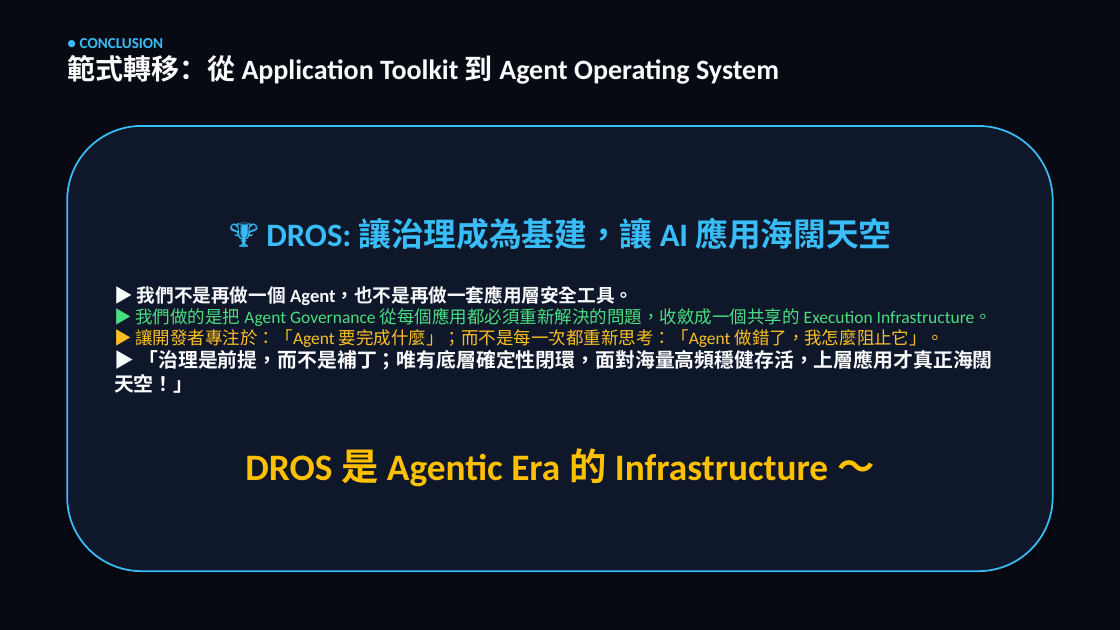
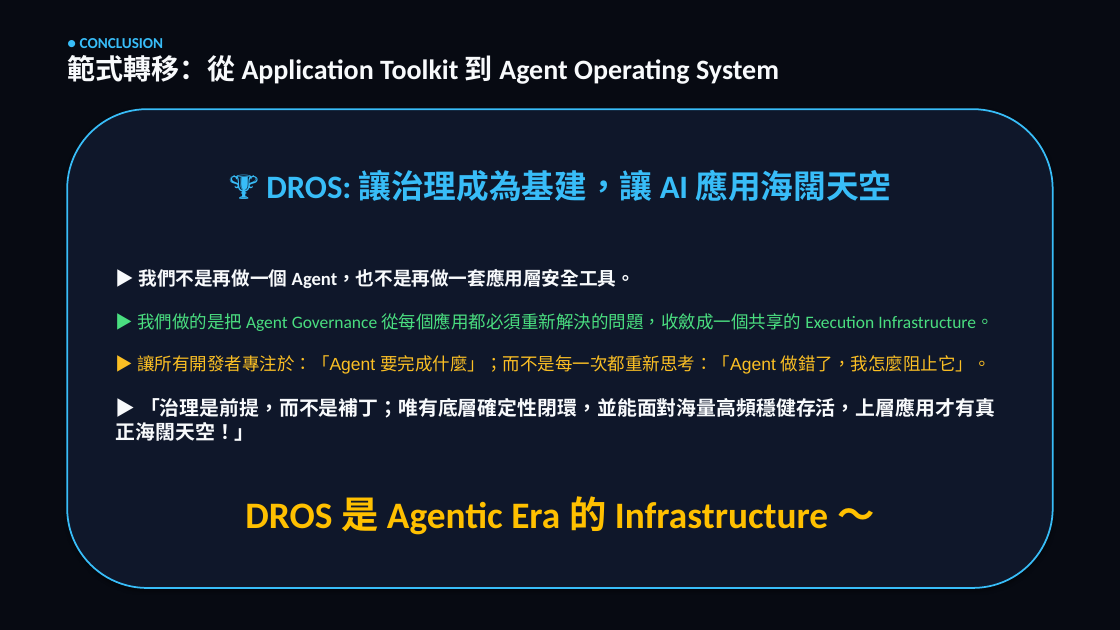
Before and after one commit to Top-Celestial-Company-Ltd/DROS-Hackathon-Showcase, a slide deck: slide 11 of B1_12_DROS(DeterministicRuntimeOS).pptx. Drawn at 1120x630 pixels with LibreOffice and Linux fonts; fonts in the diff are those of the drawing. Boxes give left, top, right and bottom in pixels: in the first picture for what was removed or moved away, otherwise in the second. Text is boxed around its words. In the diff, an @@ line names an element or a change of style, - is before the commit and + after.

```diff
--- a/B1_12_DROS(DeterministicRuntimeOS).pptx
+++ b/B1_12_DROS(DeterministicRuntimeOS).pptx
@@ rounded rectangle "🏆 DROS: 讓治理成為基建，讓 AI 應用海闊天空": place and size @@
-rounded rectangle "🏆 DROS: 讓治理成為基建，讓 AI 應用海闊天空" at [67, 126, 1053, 571]
+rounded rectangle "🏆 DROS: 讓治理成為基建，讓 AI 應用海闊天空" at [67, 109, 1053, 588]
@@ text in rounded rectangle at [116, 355, 995, 441]: text changed; font Calibri to Arial @@
-▶ 讓開發者專注於：「Agent 要完成什麼」；而不是每一次都重新思考：「Agent 做錯了，我怎麼阻止它」。
-▶ 「治理是前提，而不是補丁；唯有底層確定性閉環，面對海量高頻穩健存活，上層應用才真正海闊天空！」
+▶ 讓所有開發者專注於：「Agent 要完成什麼」；而不是每一次都重新思考：「Agent 做錯了，我怎麼阻止它」。
+▶ 「治理是前提，而不是補丁；唯有底層確定性閉環，並能面對海量高頻穩健存活，上層應用才有真正海闊天空！」
```
Also in this commit, not shown: 2 other slides changed.
